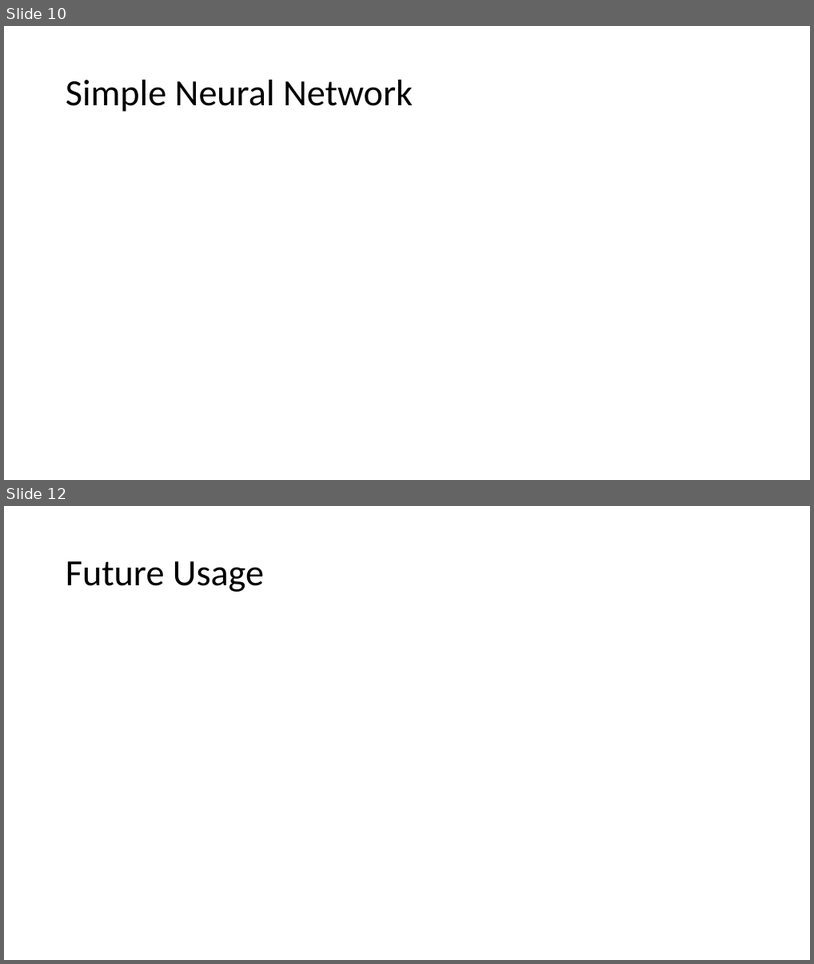
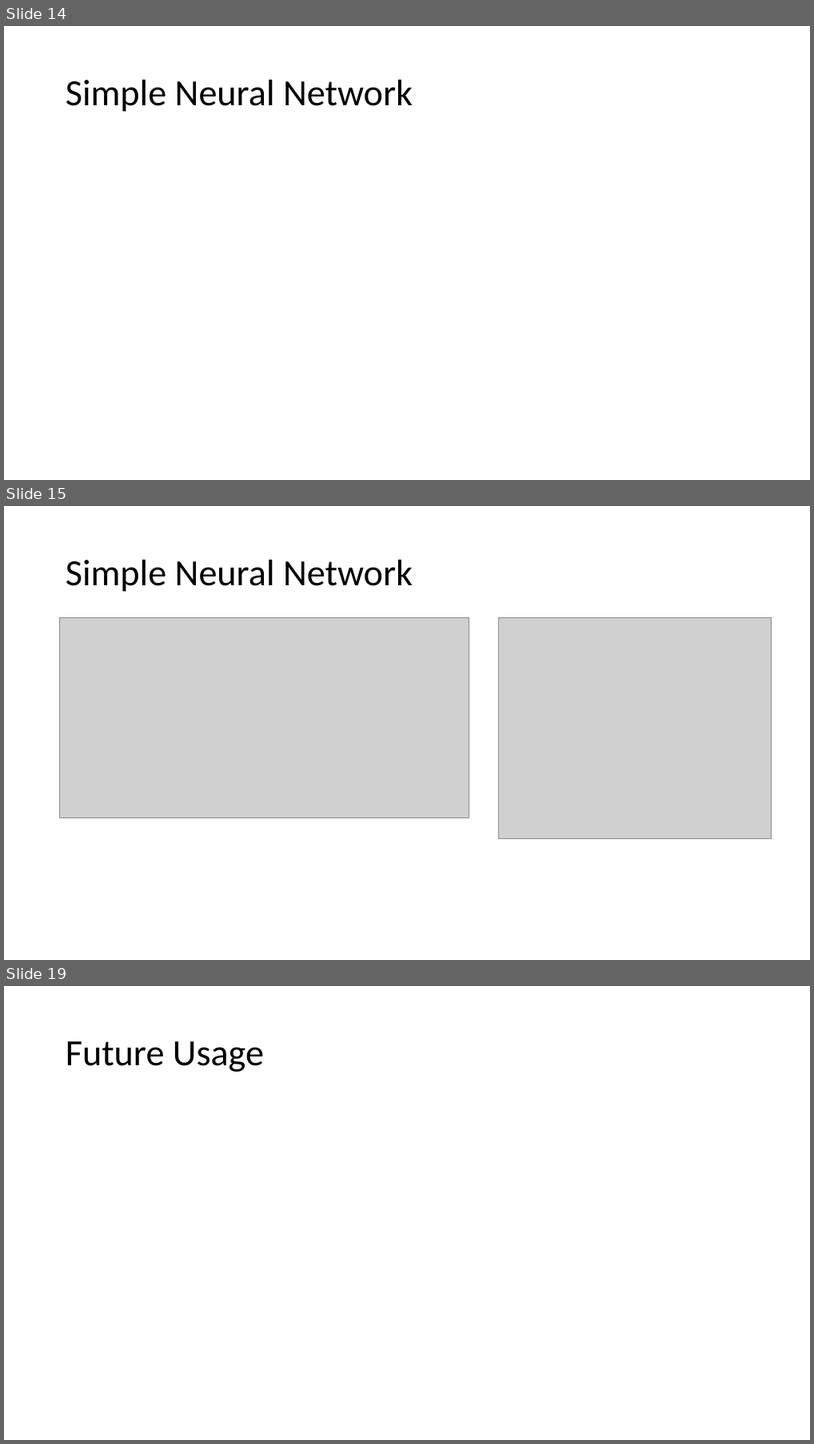
Before and after one commit to allidoiswen/GhostMode, a slide deck: Credit_Card_Fraud_Presentation.pptx. Shown one above the other, each under a label of ours: slides 10 and 12 before the commit, slides 14, 15 and 19 after it; the slides between them are not shown. The pictures are 814x964 and 814x1444 pixels, drawn with LibreOffice and Linux fonts; fonts in the diff are those of the drawing; grey boxes stand for pictures; background and template pictures are left out. Boxes give left, top, right and bottom in pixels: in the first picture for what was removed or moved away, otherwise in the second. Text is boxed around its words. In the diff, an @@ line names an element or a change of style, - is before the commit and + after.

```diff
--- a/Credit_Card_Fraud_Presentation.pptx
+++ b/Credit_Card_Fraud_Presentation.pptx
@@ slide 15 added at (x1=4, y1=506, x2=810, y2=960), background picture (left out) @@
@@ title added at (x1=66, y1=560, x2=413, y2=592), 44 pt, text #000000 @@
+Simple Neural Network
@@ picture added at (x1=60, y1=618, x2=470, y2=817) @@
@@ picture added at (x1=499, y1=618, x2=772, y2=839) @@
@@ what was slide 10 is now slide 14 @@
@@ what was slide 12 is now slide 19 @@
```
Also in this commit, not shown: 3 slides changed, 6 other slides added.
